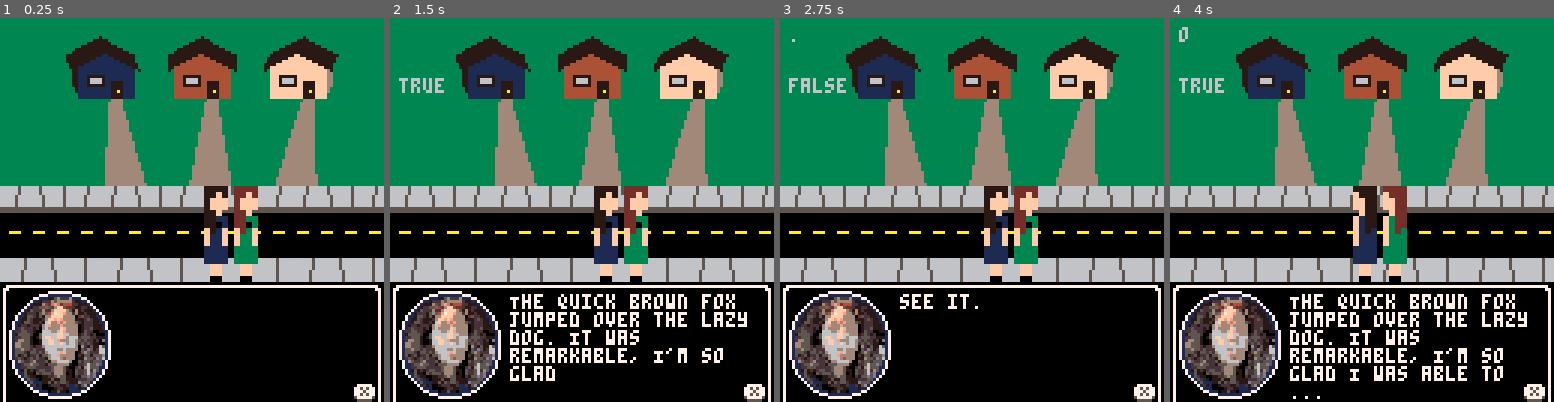
Above: before the commit, frames 1-4 (left to right).
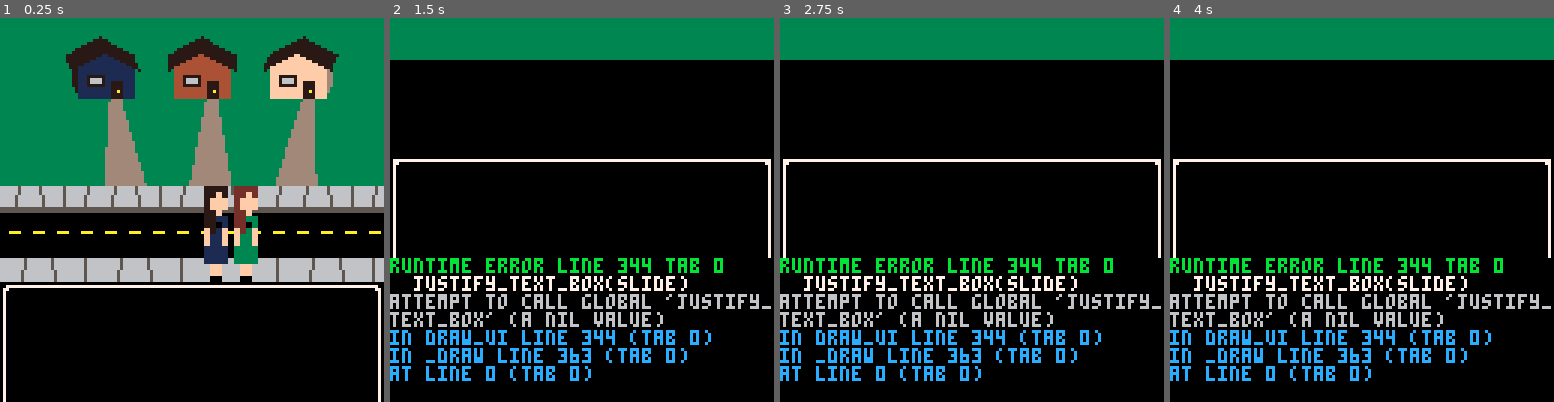
Above: after the commit, the same moments.

Repository: Minimistro32/kate
Game: PICO-8 cartridge kate.p8
Same seed, same stepped clock (60 frames per second), same inputs: the game is played once before the commit and once after it.
Inputs:
- Up to frame 1 (0.25 s): no input
- Up to frame 2 (1.5 s): tap X (X key) at 0.33, 1.07 s; tap O (Z key) at 0.7 s
- Up to frame 3 (2.75 s): hold Right 1.6-2.1 s; tap O (Z key) at 1.7, 2.1, 2.5 s; tap X (X key) at 1.85 s; hold Up 2.15-2.42 s; hold Right from 2.47 s (still down)
- Up to frame 4 (4 s): tap O (Z key) at 2.9, 3.3, 3.7 s; tap X (X key) at 2.97 s; release Right at 3.03 s; hold Left 3.08-3.58 s; hold Down 3.63-3.97 s

The runs differ from the first frame. In frame 1, 5.9% of the frame differs, in the area x 2-98%, y 71-100%; in frame 2, 63%; in frame 3, 61%; in frame 4, 64%, in the area x 0-100%, y 2-100%.
Error after the commit: runtime error line 344 tab 0; justify_text_box(slide); attempt to call global 'justify_text_box' (a nil value)

Commit message:
ui draw and justified textbox

Diff:
--- a/kate.p8
+++ b/kate.p8
@@ -144,7 +144,7 @@
 			facing_cam = true
 		end
 		if btnp(4) then --z
-			queue_text_box(tb, "The quick brown fox jumped over the lazy dog. It was remarkable, I'm so glad I was able to see it.")
+			queue_text_box(tb, "i'm kinda hungry maybe we should go get a sandwich. actually on second thought, forget it, lets just get reese's.")
 			cycle_text_box(tb)
 		end
 	end
@@ -175,23 +175,29 @@
 	pset(125,90,7)
 	line(126,128)
 
-	--drawpalette
+	--color debug
 	-- draw_pal(4,{56,100})
 
-	--print("x",justify(4,0,1.0),120,2)
+	--text debug
+	-- print(tb.t_start,0,0,7)
+	-- print(tb.box_text,0,0,7)
+	-- print(tb.buffer,0,6,7)
 
 	--controls
-	slide=1
-	ovalfill(justify(1,9,slide),124,justify(1,3,slide),127,5)
-	print('★',justify(7,3,slide),122+tonum(x_pressed),5)
-	print('❎',justify(7,3,slide),122+tonum(x_pressed),7)
-
-	slide=abs(slide-1)
-
-	--face
-	ovalfill(justify(1,3,slide),91,justify(1,36,slide),126,1)
-	sspr(64,32,30,32,justify(30,5,slide),93,30,32)
-	oval(justify(1,3,slide),91,justify(1,36,slide),126,7)
+	if tb.is_active then
+		slide=1
+		print('\^:0000003e7f7f7f3e',justify(7,3,slide),120,5)
+		print('❎',justify(7,3,slide),122+tonum(x_pressed),7)
+
+
+		slide=abs(slide-1)
+		justify_text_box(slide)
+
+		--face
+		ovalfill(justify(1,3,slide),91,justify(1,36,slide),126,1)
+		sspr(64,32,30,32,justify(30,5,slide),93,30,32)
+		oval(justify(1,3,slide),91,justify(1,36,slide),126,7)
+	end
 
 	--bevel
 	pset(1,89,0)
@@ -206,7 +212,7 @@
 	palt(14, true)
 	draw_ui()
 	if tb.is_active then
-		drw_text_box(tb, 100)
+		drw_text_box(tb, 50)
 	end
 
 	--sidewalk
@@ -239,11 +245,6 @@
 	if should_point then
 		drw_point(2, 14)
 	end
-end
-
-function draw_kate_face()
-	scale = 1
-	sspr(64,32,30,32,16,96,30*scale,32*scale)
 end
 
 function draw_house(x, y, angle, palette)
